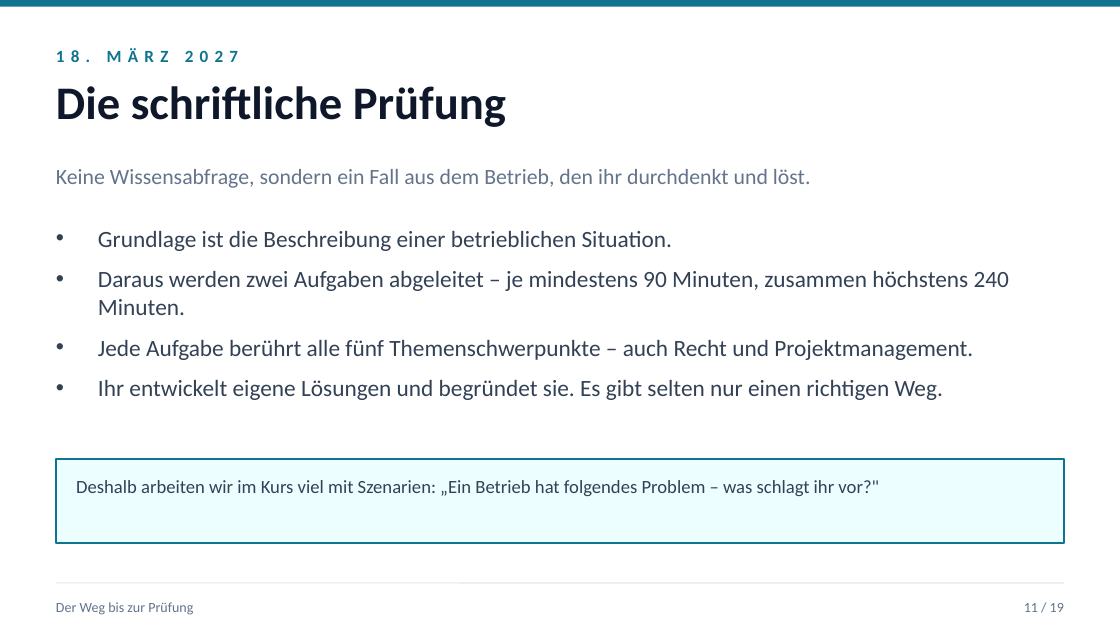
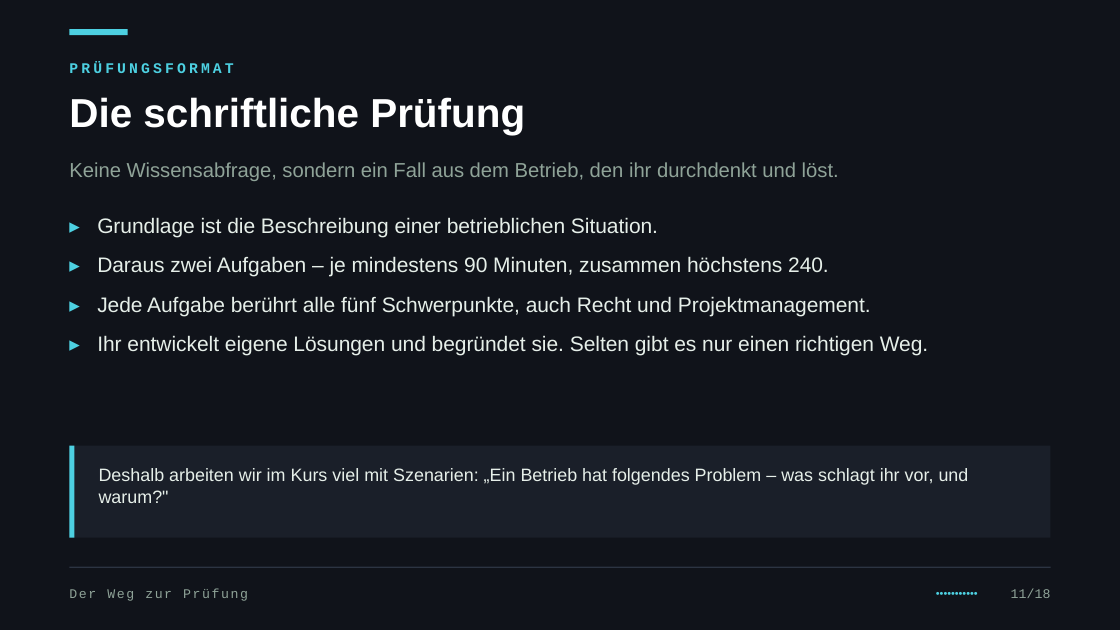
Before and after one commit to JacobMenge/kurs-unterlagen, a slide deck: slide 14 of folien/dist/00-orientierung.pptx. Drawn at 1120x630 pixels with LibreOffice and Linux fonts; fonts in the diff are those of the drawing. Boxes give left, top, right and bottom in pixels: in the first picture for what was removed or moved away, otherwise in the second. Text is boxed around its words. In the diff, an @@ line names an element or a change of style, - is before the commit and + after.

Commit message:
folien: dunkles design im terminal-look, themenfarben, kennzahlen und kapiteltrenner

```diff
--- a/folien/dist/00-orientierung.pptx
+++ b/folien/dist/00-orientierung.pptx
@@ background #FFFFFF to #10131A @@
@@ rectangle removed at bbox=[0, 0, 1120, 7] @@
@@ rectangle added at bbox=[69, 29, 128, 36], fill #4DD0E1 @@
@@ text "Die schriftliche Prüfung": place and size @@
-text "Die schriftliche Prüfung" at bbox=[56, 86, 506, 127]
+text "Die schriftliche Prüfung" at bbox=[69, 97, 525, 135]
@@ text "Die schriftliche Prüfung" at bbox=[69, 97, 525, 135]: size 30 to 26 pt, font Calibri to Arial, text colour #0F172A to #FFFFFF @@
@@ text at bbox=[69, 62, 233, 73]: text changed; size 11 to 9.5 pt; font Calibri to Courier New; text colour #0E7490 to #4DD0E1 @@
-18. MÄRZ 2027
+PRÜFUNGSFORMAT
@@ text "Keine Wissensabfrage, sondern ein Fall ...": place and size @@
-text "Keine Wissensabfrage, sondern ein Fall ..." at bbox=[56, 169, 811, 188]
+text "Keine Wissensabfrage, sondern ein Fall ..." at bbox=[69, 162, 839, 181]
@@ text "Keine Wissensabfrage, sondern ein Fall ..." at bbox=[69, 162, 839, 181]: size 14 to 13 pt, font Calibri to Arial, text colour #64748B to #8FA398 @@
@@ text at bbox=[97, 217, 928, 355]: text changed; size 15 to 13.5 pt; font Calibri to Arial; text colour #334155 to #E6EFE9 @@
-• Grundlage ist die Beschreibung einer betrieblichen Situation.
-• Daraus werden zwei Aufgaben abgeleitet – je mindestens 90 Minuten, zusammen höchstens 240 Minuten.
-• Jede Aufgabe berührt alle fünf Themenschwerpunkte – auch Recht und Projektmanagement.
-• Ihr entwickelt eigene Lösungen und begründet sie. Es gibt selten nur einen richtigen Weg.
+▸ Grundlage ist die Beschreibung einer betrieblichen Situation.
+▸ Daraus zwei Aufgaben – je mindestens 90 Minuten, zusammen höchstens 240.
+▸ Jede Aufgabe berührt alle fünf Schwerpunkte, auch Recht und Projektmanagement.
+▸ Ihr entwickelt eigene Lösungen und begründet sie. Selten gibt es nur einen richtigen Weg.
@@ rectangle: place and size @@
-rectangle at bbox=[56, 459, 1064, 543]
+rectangle at bbox=[69, 446, 1051, 538]
@@ rectangle at bbox=[69, 446, 1051, 538]: fill #ECFEFF to #1A1F29; outline #0E7490 1 pt to none @@
@@ rectangle added at bbox=[69, 446, 74, 538], fill #4DD0E1 @@
@@ text at bbox=[99, 468, 969, 503]: text changed; size 12 to 11.5 pt; font Calibri to Arial; text colour #334155 to #E6EFE9 @@
-Deshalb arbeiten wir im Kurs viel mit Szenarien: „Ein Betrieb hat folgendes Problem – was schlagt ihr vor?"
+Deshalb arbeiten wir im Kurs viel mit Szenarien: „Ein Betrieb hat folgendes Problem – was schlagt ihr vor, und warum?"
@@ line moved from (56, 584) - (1064, 584) to (69, 568) - (1051, 568) @@
@@ line (69, 568) - (1051, 568): stroke #E2E8F0 0.75 pt to #2C3442 0.75 pt @@
@@ text at bbox=[69, 588, 248, 601]: text changed; size 9 to 8.5 pt; font Calibri to Courier New; text colour #64748B to #8FA398 @@
-Der Weg bis zur Prüfung
+Der Weg zur Prüfung
@@ text added at bbox=[698, 579, 978, 608], 7 pt, text #4DD0E1 @@
+•••••••••••
@@ text at bbox=[1011, 588, 1051, 598]: text changed; size 9 to 8.5 pt; font Calibri to Courier New; text colour #64748B to #8FA398 @@
-11 / 19
+11/18
```
Also in this commit, not shown: 22 other slides changed, 11 other files.
